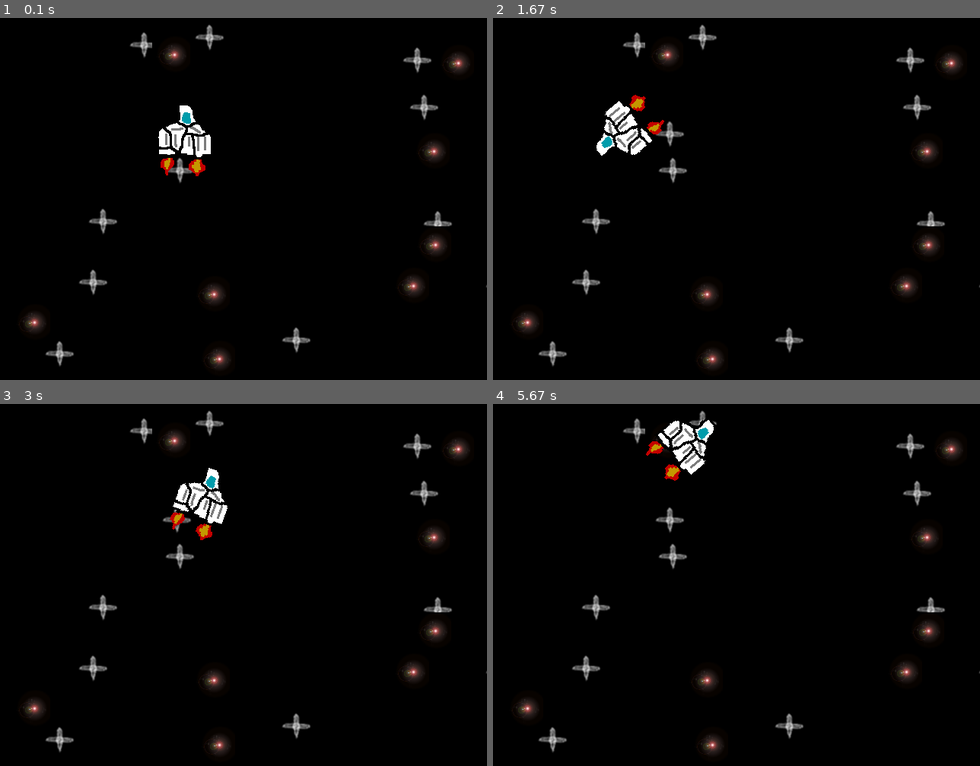
Above: before the commit, frames 1-4 (two rows, left to right).
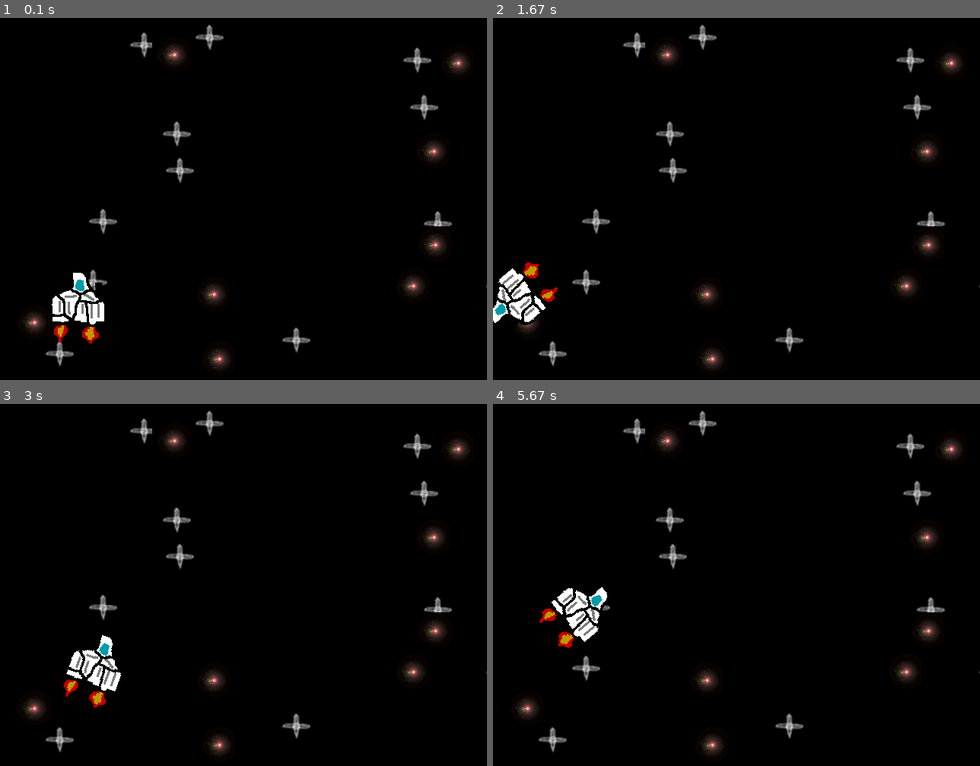
Above: after the commit, the same moments.

Repository: lndl/spaceship-battle
Game: pygame game, started from game.py
Two runs of this game, one before a commit and one after it. Both use one fixed random seed, a clock stepped at 60 frames per second and the inputs below. The source is Python 2; it was converted automatically to run under Python 3.
Inputs:
- Up to frame 1 (0.1 s): no input
- Up to frame 2 (1.67 s): hold Right 0.33-0.8 s; hold Up 0.83-1.13 s; hold Right 1.17-1.63 s
- Up to frame 3 (3 s): hold Left 1.67-2.2 s; hold Down 2.23-2.53 s; hold Left 2.57-2.97 s
- Up to frame 4 (5.67 s): hold Up 3-3.37 s; hold Right 3.4-4.03 s; hold Down 4.07-4.43 s; hold Left 4.47-4.93 s; hold Right 4.97-5.43 s; hold Up from 5.47 s (still down)

The runs differ from the first frame. In frame 1, 2.0% of the frame differs, in the area x 10-44%, y 24-90%; in frame 2, 1.9%; in frame 3, 2.0%; in frame 4, 2.1%, in the area x 9-46%, y 3-68%.

Commit message:
resolution dependency in entities removed

Diff:
--- a/config.py
+++ b/config.py
@@ -27,8 +27,10 @@
 
   configurations = dict()
 
-  configurations["resolution"] = (640, 480) #(1024, 600)
-  configurations["fullscreen"] = False #True
+  #~ configurations["resolution"] = (1024, 600)
+  configurations["resolution"] = (640, 480)
+  #~ configurations["fullscreen"] = True
+  configurations["fullscreen"] = False
 
   def __init__(self):
     pass
--- a/entities.py
+++ b/entities.py
@@ -21,19 +21,16 @@
 
 import pygame
 
-from config import ConfigManager
 from utils  import *
 from vector import Vector2D
-
-WIDTH, HEIGHT = ConfigManager.get("resolution")
 
 class Ship():
   '''
   Ship class (model)
   '''
 
-  def __init__(self):
-    self.center = Vector2D(HEIGHT / 2, WIDTH / 2)
+  def __init__(self, xPos, yPos):
+    self.center = Vector2D(xPos, yPos)
     self.direction = Vector2D(0,5) #Heading to 90 degrees
 
   def moveForward(self):
--- a/game.py
+++ b/game.py
@@ -50,7 +50,7 @@
     self.__setEventWireline()
 
   def __createEntities(self):
-    self.ship = Ship()
+    self.ship = Ship(100,100)
     self.sprites = [ShipSprite(self.ship)]
     self.space = Space(Game.RES)
 
